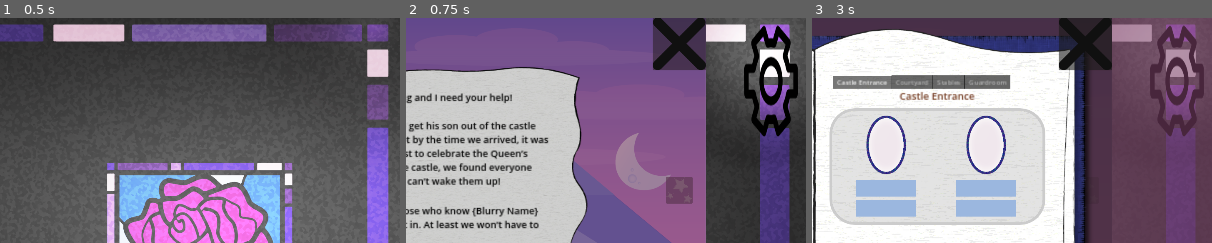
Above: before the commit, frames 1-3 (left to right).
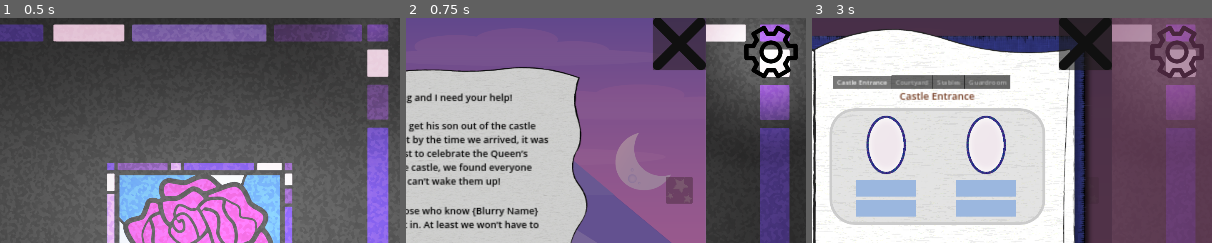
Above: after the commit, the same moments.

Repository: hwfwalton/SleepingCastleAlpha
Game: Godot game, scene res://root.tscn
Same seed, same stepped clock (60 frames per second), same inputs: the game is played once before the commit and once after it.
Inputs (mouse positions are % of the whole screen's width and height, from its top left):
- Up to frame 1 (0.5 s): no input
- Up to frame 2 (0.75 s): click "Start" at 0.5 s
- Up to frame 3 (3 s): click (40, 64) at 1.25 s; click (14, 98) at 2 s; click (1, 50) at 2.75 s
The pictures show only the part of the screen within x 50-100%, y 0-50%; the shares and areas given below are measured in that part.

Frame 1 is identical in both runs. In frame 2, 3.1% of the frame differs, in the area x 84-98%, y 3-53%; in frame 3, 2.6%.

Commit message:
Fix options button being stretched

Diff:
--- a/game.tscn
+++ b/game.tscn
@@ -67,7 +67,6 @@
 anchor_right = 1.0
 offset_left = -168.0
 offset_right = 0.0
-offset_bottom = 308.0
 grow_horizontal = 0
 
 [node name="BookButton" type="TextureButton" parent="."]
